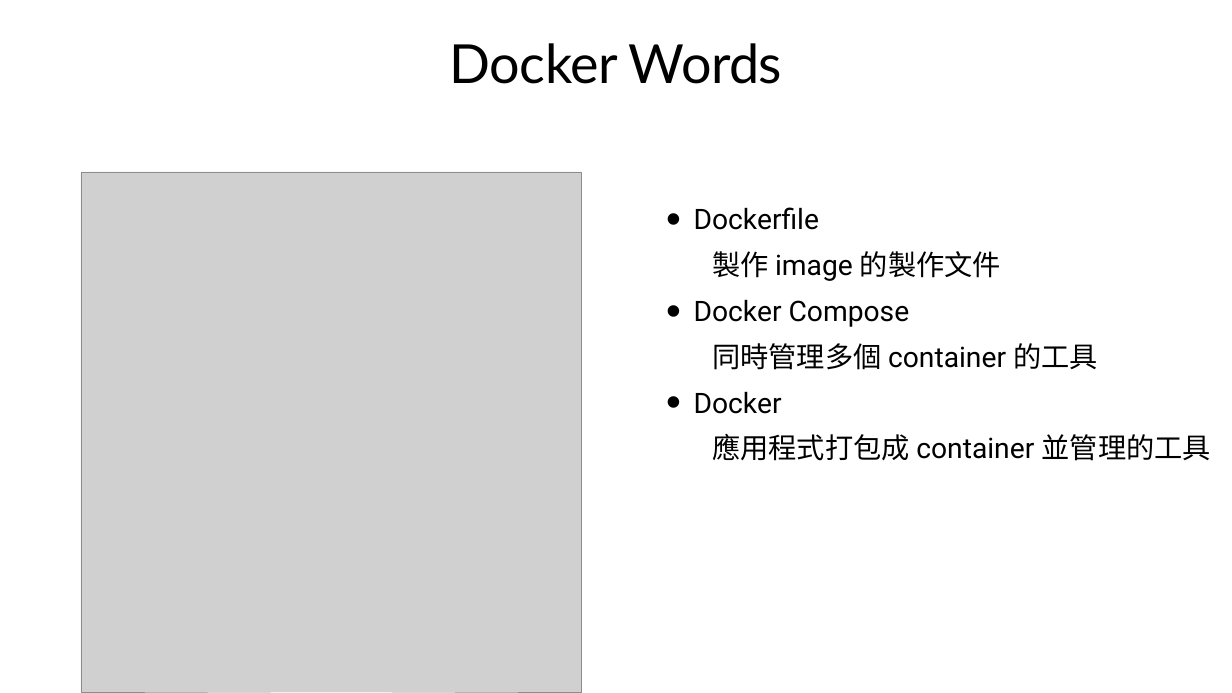
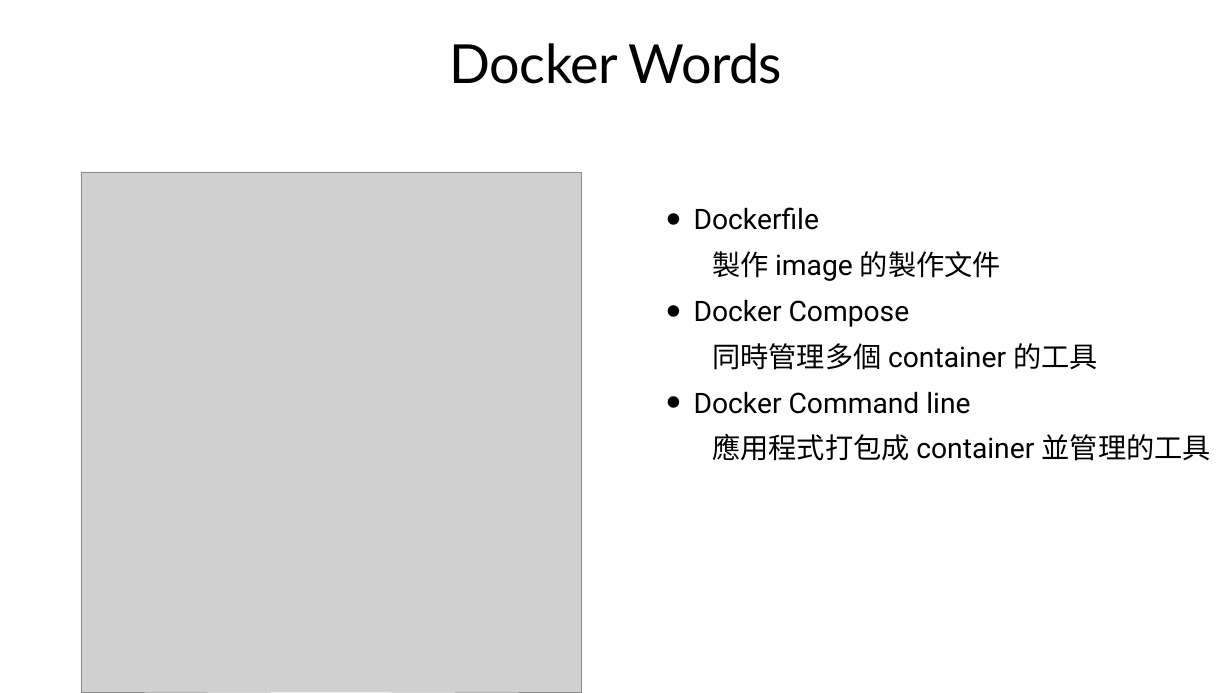
Before and after one commit to cathaylife-devops/docker-tutorial, a slide deck: slide 12 of docker-baby/docker-baby.pptx. Drawn at 1232x693 pixels with LibreOffice and Linux fonts; fonts in the diff are those of the drawing; grey boxes stand for pictures. Boxes give left, top, right and bottom in pixels: in the first picture for what was removed or moved away, otherwise in the second. Text is boxed around its words. In the diff, an @@ line names an element or a change of style, - is before the commit and + after.

```diff
--- a/docker-baby/docker-baby.pptx
+++ b/docker-baby/docker-baby.pptx
@@ text at (694, 391, 970, 414): text changed @@
-• Docker
+• Docker Command line
```
Also in this commit, not shown: 10 other slides changed, 1 slide added, 3 other files.
